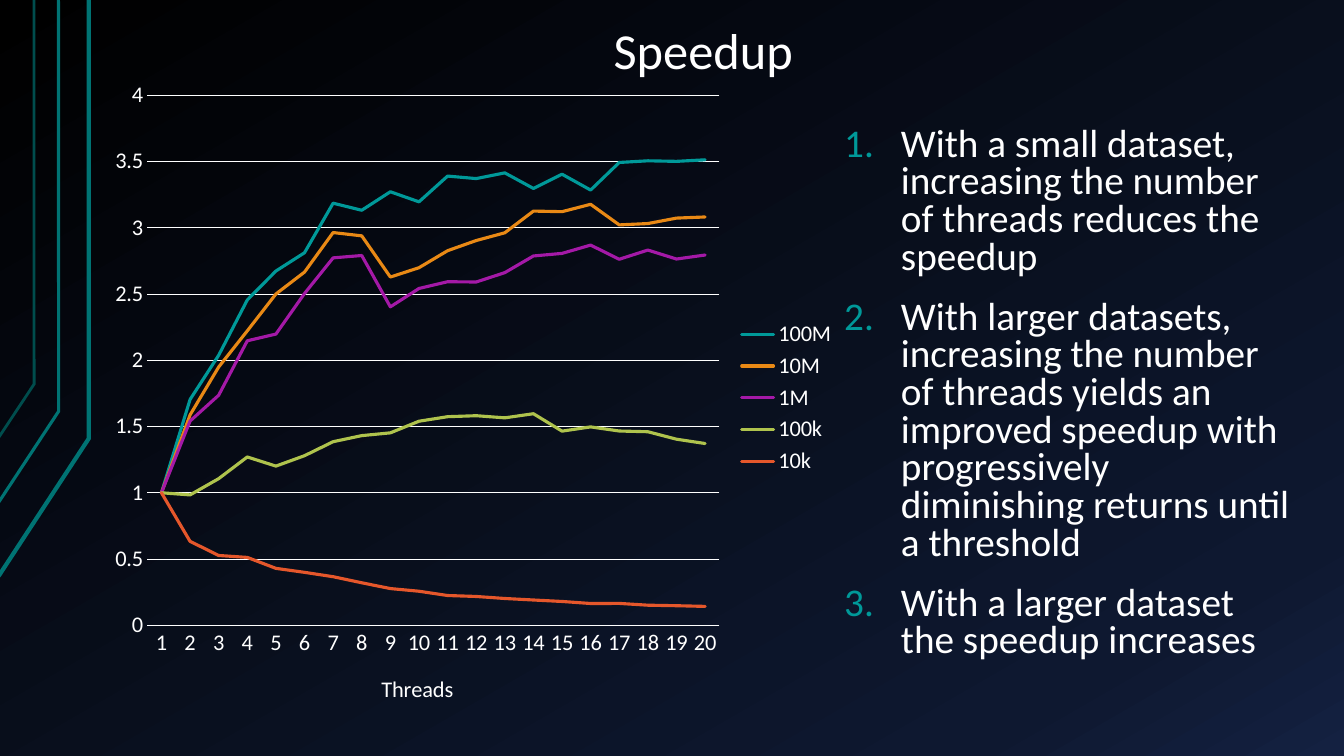
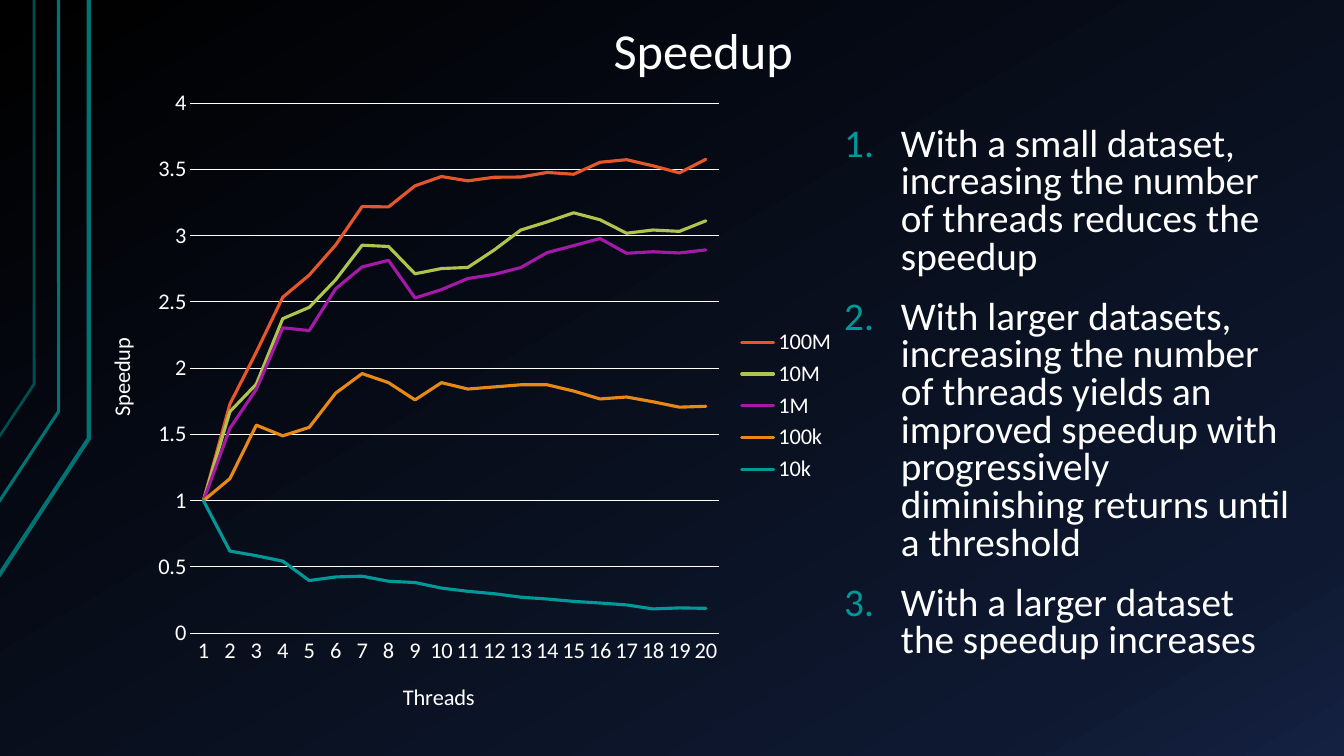
Before and after one commit to glmquint/K-Means-local, a slide deck: slide 6 of documentazione/presentazione.pptx. Drawn at 1344x756 pixels with LibreOffice and Linux fonts; fonts in the diff are those of the drawing. Boxes give left, top, right and bottom in pixels: in the first picture for what was removed or moved away, otherwise in the second. Text is boxed around its words. In the diff, an @@ line names an element or a change of style, - is before the commit and + after.

```diff
--- a/documentazione/presentazione.pptx
+++ b/documentazione/presentazione.pptx
@@ line chart at [85, 77, 847, 736] @@
-100M: 1, 1.7, 2, 2.5, 2.7, 2.8, 3.2, 3.1, 3.3, 3.2, 3.4, 3.4, 3.4, 3.3, 3.4, 3.3, 3.5, 3.5, 3.5, 3.5
+100M: 1, 1.7, 2.1, 2.5, 2.7, 2.9, 3.2, 3.2, 3.4, 3.4, 3.4, 3.4, 3.4, 3.5, 3.5, 3.6, 3.6, 3.5, 3.5, 3.6
@@ colour of 100M #009999 to #E5572B @@
-10M: 1, 1.6, 1.9, 2.2, 2.5, 2.7, 3, 2.9, 2.6, 2.7, 2.8, 2.9, 3, 3.1, 3.1, 3.2, 3, 3, 3.1, 3.1
+10M: 1, 1.7, 1.9, 2.4, 2.5, 2.7, 2.9, 2.9, 2.7, 2.8, 2.8, 2.9, 3, 3.1, 3.2, 3.1, 3, 3, 3, 3.1
@@ colour of 10M #E98915 to #AFC34D @@
-1M: 1, 1.5, 1.7, 2.1, 2.2, 2.5, 2.8, 2.8, 2.4, 2.5, 2.6, 2.6, 2.7, 2.8, 2.8, 2.9, 2.8, 2.8, 2.8, 2.8
+1M: 1, 1.5, 1.8, 2.3, 2.3, 2.6, 2.8, 2.8, 2.5, 2.6, 2.7, 2.7, 2.8, 2.9, 2.9, 3, 2.9, 2.9, 2.9, 2.9
-100k: 1, 1, 1.1, 1.3, 1.2, 1.3, 1.4, 1.4, 1.5, 1.5, 1.6, 1.6, 1.6, 1.6, 1.5, 1.5, 1.5, 1.5, 1.4, 1.4
+100k: 1, 1.2, 1.6, 1.5, 1.6, 1.8, 2, 1.9, 1.8, 1.9, 1.8, 1.9, 1.9, 1.9, 1.8, 1.8, 1.8, 1.7, 1.7, 1.7
@@ colour of 100k #AFC34D to #E98915 @@
-10k: 1, 0.6, 0.5, 0.5, 0.4, 0.4, 0.4, 0.3, 0.3, 0.3, 0.2, 0.2, 0.2, 0.2, 0.2, 0.2, 0.2, 0.2, 0.1, 0.1
+10k: 1, 0.6, 0.6, 0.5, 0.4, 0.4, 0.4, 0.4, 0.4, 0.3, 0.3, 0.3, 0.3, 0.3, 0.2, 0.2, 0.2, 0.2, 0.2, 0.2
@@ colour of 10k #E5572B to #009999 @@
@@ value axis title "" to "Speedup " @@
@@ line chart: place and size @@
-line chart at [101, 69, 847, 728]
+line chart at [85, 77, 847, 736]
```
Also in this commit, not shown: 4 other slides changed, 2 other files.
